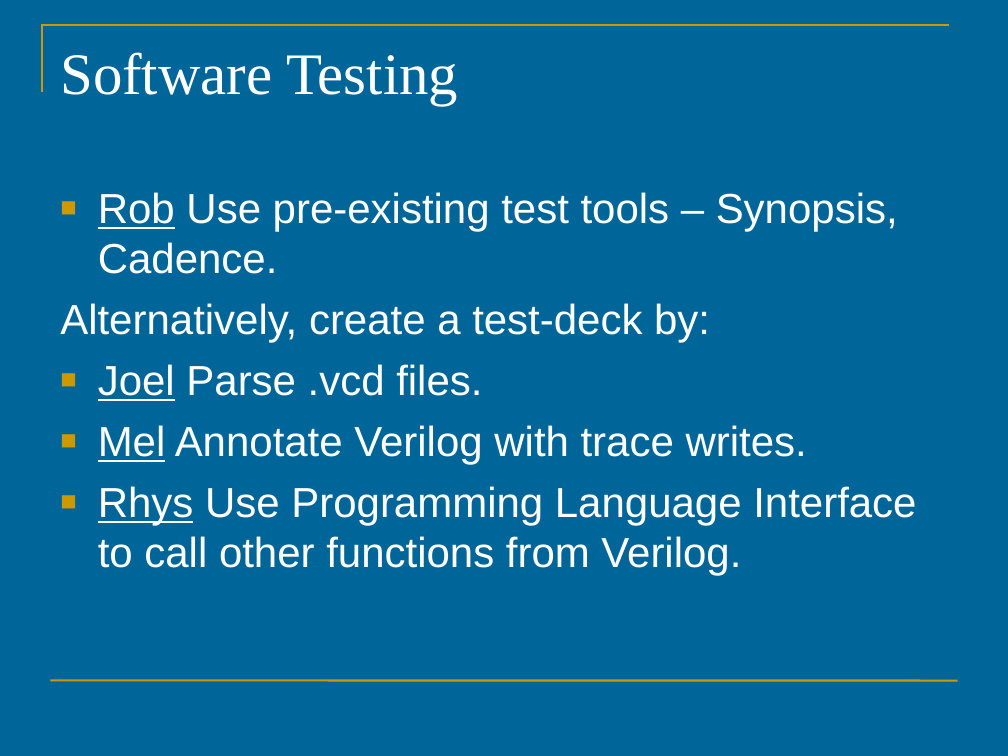
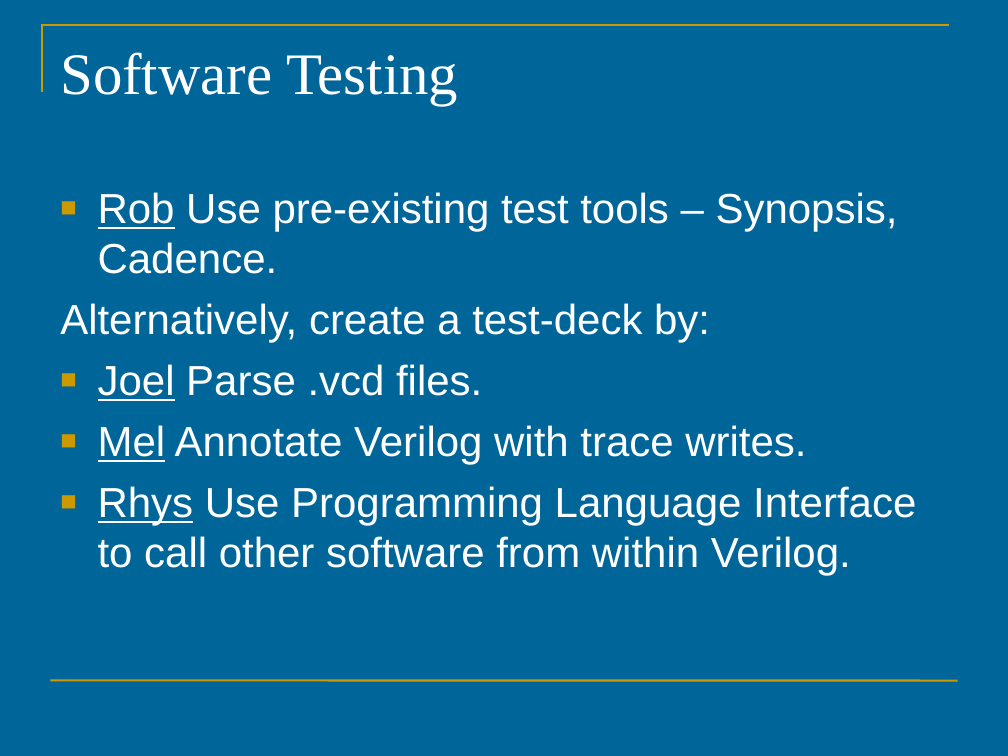
Before and after one commit to maikmerten/hmc-mips, a slide deck: slide 8 of uoa/doc/proposal-seminar.ppt. Drawn at 1008x756 pixels with LibreOffice and Linux fonts; fonts in the diff are those of the drawing. Boxes give left, top, right and bottom in pixels: in the first picture for what was removed or moved away, otherwise in the second. Text is boxed around its words. In the diff, an @@ line names an element or a change of style, - is before the commit and + after.

Commit message:
testing document

```diff
--- a/uoa/doc/proposal-seminar.ppt
+++ b/uoa/doc/proposal-seminar.ppt
@@ text at bbox=[98, 486, 916, 576]: text changed @@
-■ Rhys Use Programming Language Interface to call other functions from Verilog.
+■ Rhys Use Programming Language Interface to call other software from within Verilog.
```
Also in this commit, not shown: 10 other slides changed, 2 slides added, 1 other file.
